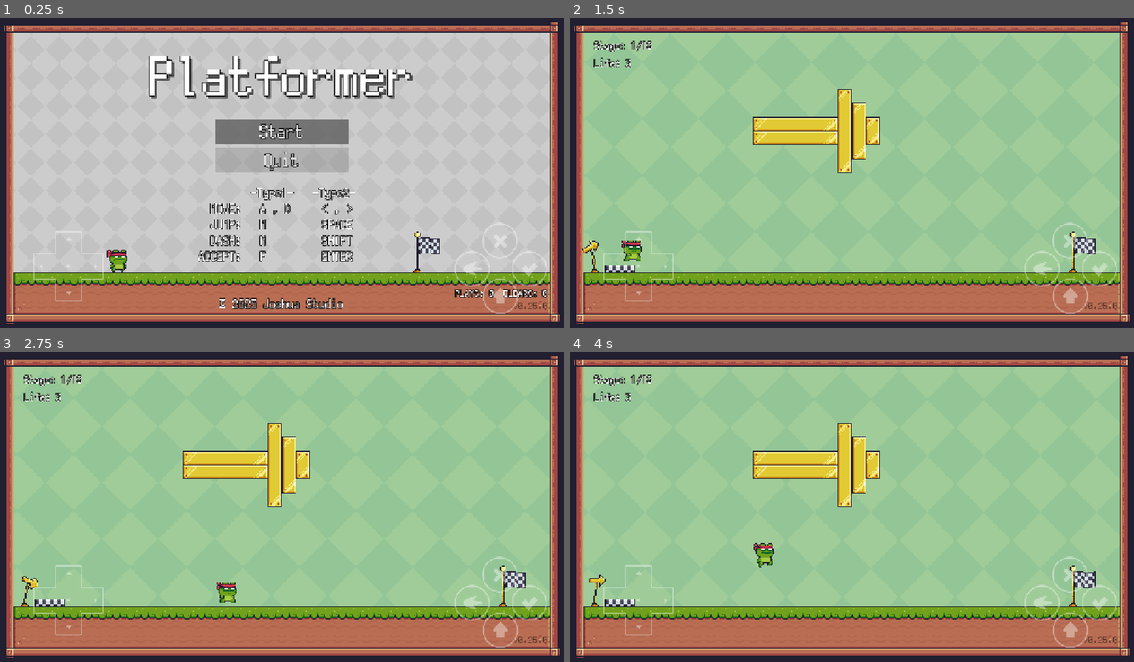
Above: before the commit, frames 1-4 (two rows, left to right).
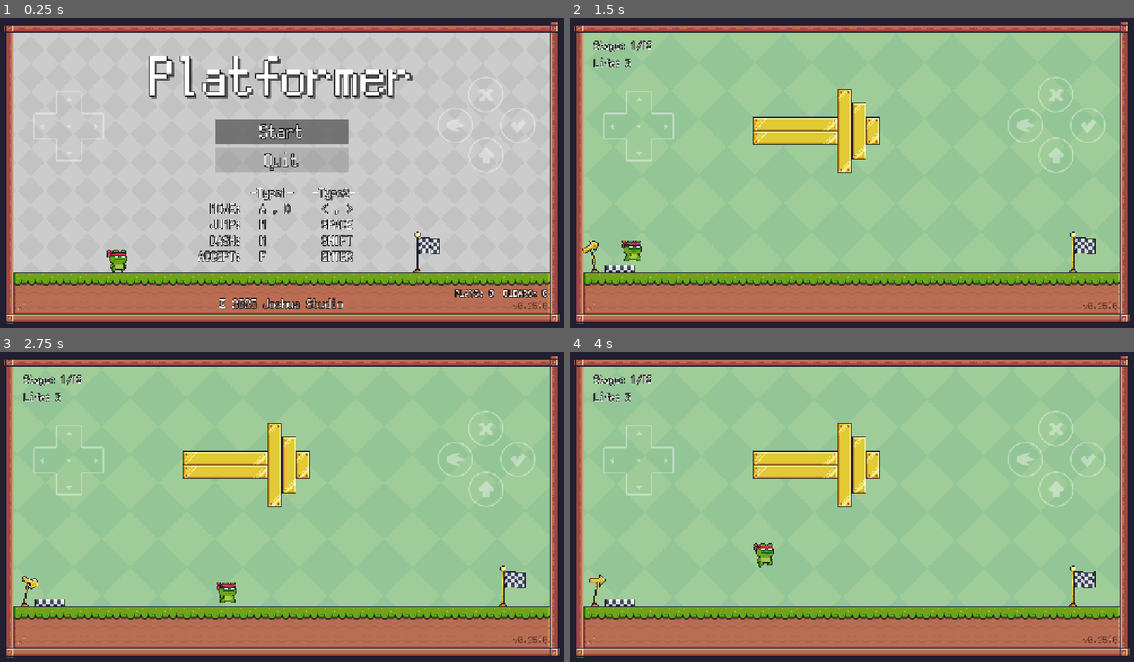
Above: after the commit, the same moments.

Repository: joshuafolkken/godot-2d-platformer
Game: Godot game, scene res://scenes/title.tscn
The game is run twice, just before and just after one commit, with the same random seed, the same clock (stepped at 60 frames per second) and the same inputs.
Inputs:
- Up to frame 1 (0.25 s): no input
- Up to frame 2 (1.5 s): click "Start" at 0.5 s; hold D (right) from 1.28 s (still down); tap Shift (dash) at 1.35 s
- Up to frame 3 (2.75 s): keep holding D (right); tap Space (jump) at 1.52, 2.27 s; tap F (interact) at 2.1 s
- Up to frame 4 (4 s): release D (right) at 2.78 s; hold A (left) 2.78-3.53 s; tap Shift (dash) at 2.85 s; hold D (right) from 3.53 s (still down); tap F (interact) at 3.6 s; tap Space (jump) at 3.77 s

The runs differ from the first frame. In frame 1, 0.3% of the frame differs, in the area x 5-97%, y 82-96%; in frame 2, 1.6%, in the area x 5-97%, y 18-96%; in frame 3, 1.6%; in frame 4, 1.6%.

Commit message:
virtual gamepad #55

Diff:
--- a/scenes/ui/hud.gd
+++ b/scenes/ui/hud.gd
@@ -3,6 +3,8 @@
 @onready var background: ColorRect = $Background
 @onready var congrats: VBoxContainer = $Background/Congrats
 @onready var game_over: VBoxContainer = $Background/GameOver
+@onready var proceed_label: Label = $Background/Congrats/ProceedLabel
+@onready var return_label: Label = $Background/GameOver/ReturnLabel
 
 
 func hide_hud() -> void:
@@ -14,10 +16,18 @@
 	background.visible = true
 
 
+func _setup_labels() -> void:
+	var format := "Press %s to %s"
+	var key := "✓" if DeviceDetector.is_touch_device() else "F"
+	proceed_label.text = format % [key, "Proceed"]
+	return_label.text = format % [key, "Return"]
+
+
 # Called when the node enters the scene tree for the first time.
 func _ready() -> void:
 	set_process_mode(Node.PROCESS_MODE_ALWAYS)
 	hide_hud()
+	_setup_labels()
 	SignalManager.game_completed.connect(_on_game_completed)
 	GameManager.player_died.connect(_on_player_died)
 
--- a/scenes/ui/hud.tscn
+++ b/scenes/ui/hud.tscn
@@ -55,13 +55,13 @@
 grow_horizontal = 2
 grow_vertical = 2
 
-[node name="Label" type="Label" parent="Background/Congrats"]
+[node name="CongratsLabel" type="Label" parent="Background/Congrats"]
 layout_mode = 2
 text = "Congrats!"
 label_settings = SubResource("LabelSettings_oo0fn")
 horizontal_alignment = 1
 
-[node name="Label2" type="Label" parent="Background/Congrats"]
+[node name="ProceedLabel" type="Label" parent="Background/Congrats"]
 layout_mode = 2
 text = "Press F to Proceed"
 label_settings = SubResource("LabelSettings_5ysmq")
@@ -82,13 +82,13 @@
 grow_horizontal = 2
 grow_vertical = 2
 
-[node name="Label" type="Label" parent="Background/GameOver"]
+[node name="GameOverLabel" type="Label" parent="Background/GameOver"]
 layout_mode = 2
 text = "Game Over"
 label_settings = SubResource("LabelSettings_ahhtf")
 horizontal_alignment = 1
 
-[node name="Label2" type="Label" parent="Background/GameOver"]
+[node name="ReturnLabel" type="Label" parent="Background/GameOver"]
 layout_mode = 2
 text = "Press F to Return"
 label_settings = SubResource("LabelSettings_5ysmq")
--- a/scenes/ui/virtual_gamepad.gd
+++ b/scenes/ui/virtual_gamepad.gd
@@ -1,8 +1,6 @@
+class_name VirtualGamePad
 extends Control
 
-const MOBILE_KEYWORDS: Array[String] = [
-	"Android", "iPhone", "iPad", "iPod", "BlackBerry", "Windows Phone"
-]
 const ARROW_ACTIONS: Array[String] = [
 	ActionName.LEFT, ActionName.RIGHT, ActionName.UP, ActionName.DOWN
 ]
@@ -13,34 +11,12 @@
 var _actions := ARROW_ACTIONS + BUTTON_ACTIONS
 
 
-func get_button_name(action_name: String) -> String:
+func _get_button_name(action_name: String) -> String:
 	return action_name.capitalize()
 
 
-func get_action_name(button_name: String) -> String:
+func _get_action_name(button_name: String) -> String:
 	return button_name.to_lower()
-
-
-func _is_mobile_web_browser() -> bool:
-	var navigator: JavaScriptObject = JavaScriptBridge.get_interface("navigator")
-	@warning_ignore("unsafe_property_access")
-	var user_agent: String = navigator.userAgent
-
-	for keyword: String in MOBILE_KEYWORDS:
-		if keyword in user_agent:
-			return true
-
-	return false
-
-
-func _is_touch_device() -> bool:
-	if DisplayServer.is_touchscreen_available():
-		return true
-
-	if OS.has_feature("web"):
-		return _is_mobile_web_browser()
-
-	return false
 
 
 func _get_parent_node_name(action_name: String) -> String:
@@ -48,7 +24,7 @@
 
 
 func _setup_button(action_name: String) -> void:
-	var button_name := get_button_name(action_name)
+	var button_name := _get_button_name(action_name)
 	var parent_node_name := _get_parent_node_name(action_name)
 	var node_path := "%s/%s" % [parent_node_name, button_name]
 
@@ -64,7 +40,7 @@
 func _ready() -> void:
 	set_process_mode(Node.PROCESS_MODE_ALWAYS)
 
-	if not _is_touch_device():
+	if not DeviceDetector.is_touch_device():
 		hide()
 		return
 
@@ -73,13 +49,13 @@
 
 
 func _on_pressed(button_name: String) -> void:
-	var action_name := get_action_name(button_name)
+	var action_name := _get_action_name(button_name)
 	if action_name:
 		Input.action_press(action_name)
 
 
 func _on_released(button_name: String) -> void:
-	var action_name := get_action_name(button_name)
+	var action_name := _get_action_name(button_name)
 	if action_name:
 		Input.action_release(action_name)
 
--- a/scenes/ui/virtual_gamepad.tscn
+++ b/scenes/ui/virtual_gamepad.tscn
@@ -7,16 +7,24 @@
 atlas = ExtResource("2_ijgxl")
 region = Rect2(360, 152, 160, 160)
 
-[sub_resource type="CapsuleShape2D" id="CapsuleShape2D_1gv1t"]
-radius = 61.52
-height = 207.42
+[sub_resource type="CircleShape2D" id="CircleShape2D_e33je"]
+radius = 100.0
+
+[sub_resource type="CircleShape2D" id="CircleShape2D_ijgxl"]
+radius = 100.0
+
+[sub_resource type="CircleShape2D" id="CircleShape2D_jtbcd"]
+radius = 100.0
+
+[sub_resource type="CircleShape2D" id="CircleShape2D_t1i1g"]
+radius = 100.0
 
 [sub_resource type="AtlasTexture" id="AtlasTexture_jtbcd"]
 atlas = ExtResource("2_ijgxl")
 region = Rect2(730, 512, 80, 80)
 
 [sub_resource type="CircleShape2D" id="CircleShape2D_um0nk"]
-radius = 40.0
+radius = 60.0
 
 [sub_resource type="AtlasTexture" id="AtlasTexture_t1i1g"]
 atlas = ExtResource("2_ijgxl")
@@ -43,10 +51,10 @@
 [node name="Arrows" type="Control" parent="."]
 layout_mode = 3
 anchors_preset = 0
-offset_left = 73.0
-offset_top = -7.0
-offset_right = 113.0
-offset_bottom = 33.0
+offset_left = 74.0
+offset_top = -325.0
+offset_right = 114.0
+offset_bottom = -285.0
 
 [node name="TextureRect" type="TextureRect" parent="Arrows"]
 layout_mode = 0
@@ -58,50 +66,46 @@
 stretch_mode = 4
 
 [node name="Left" type="TouchScreenButton" parent="Arrows"]
-modulate = Color(1, 1, 1, 0.219608)
-position = Vector2(33, 81)
+position = Vector2(28, 79)
 scale = Vector2(0.5, 0.5)
-shape = SubResource("CapsuleShape2D_1gv1t")
+shape = SubResource("CircleShape2D_e33je")
 
 [node name="Right" type="TouchScreenButton" parent="Arrows"]
-modulate = Color(1, 1, 1, 0.219608)
-position = Vector2(129, 80)
+position = Vector2(134, 79)
 scale = Vector2(0.5, 0.5)
-shape = SubResource("CapsuleShape2D_1gv1t")
+shape = SubResource("CircleShape2D_ijgxl")
 
 [node name="Up" type="TouchScreenButton" parent="Arrows"]
-modulate = Color(1, 1, 1, 0.219608)
-position = Vector2(83, 30)
+position = Vector2(82, 25)
 rotation = 1.5708
 scale = Vector2(0.5, 0.5)
-shape = SubResource("CapsuleShape2D_1gv1t")
+shape = SubResource("CircleShape2D_jtbcd")
 
 [node name="Down" type="TouchScreenButton" parent="Arrows"]
-modulate = Color(1, 1, 1, 0.219608)
-position = Vector2(82, 126)
+position = Vector2(82, 131)
 rotation = 1.5708
 scale = Vector2(0.5, 0.5)
-shape = SubResource("CapsuleShape2D_1gv1t")
+shape = SubResource("CircleShape2D_t1i1g")
 
 [node name="Buttons" type="Control" parent="."]
 anchors_preset = 0
-offset_left = 979.0
-offset_top = -30.0
-offset_right = 1019.0
-offset_bottom = 10.0
+offset_left = 953.0
+offset_top = -356.0
+offset_right = 993.0
+offset_bottom = -316.0
 
 [node name="Dash" type="TouchScreenButton" parent="Buttons"]
-position = Vector2(50, 67)
+position = Vector2(38, 67)
 texture_normal = SubResource("AtlasTexture_jtbcd")
 shape = SubResource("CircleShape2D_um0nk")
 
 [node name="Jump" type="TouchScreenButton" parent="Buttons"]
-position = Vector2(114, 129)
+position = Vector2(108, 135)
 texture_normal = SubResource("AtlasTexture_t1i1g")
 shape = SubResource("CircleShape2D_um0nk")
 
 [node name="Reset" type="TouchScreenButton" parent="Buttons"]
-position = Vector2(113, 3)
+position = Vector2(107, -3)
 texture_normal = SubResource("AtlasTexture_vrhv4")
 shape = SubResource("CircleShape2D_um0nk")
 
--- /dev/null
+++ b/scripts/lib/device_detector.gd
@@ -0,0 +1,27 @@
+class_name DeviceDetector
+
+const MOBILE_KEYWORDS: Array[String] = [
+	"Android", "iPhone", "iPad", "iPod", "BlackBerry", "Windows Phone"
+]
+
+
+static func _is_mobile_web_browser() -> bool:
+	var navigator: JavaScriptObject = JavaScriptBridge.get_interface("navigator")
+	@warning_ignore("unsafe_property_access")
+	var user_agent: String = navigator.userAgent
+
+	for keyword: String in MOBILE_KEYWORDS:
+		if keyword in user_agent:
+			return true
+
+	return false
+
+
+static func is_touch_device() -> bool:
+	if DisplayServer.is_touchscreen_available():
+		return true
+
+	if OS.has_feature("web"):
+		return _is_mobile_web_browser()
+
+	return false
Not shown: 1 places in scenes/ui/virtual_gamepad.tscn that only renumber resources
Not shown, added: scripts/lib/device_detector.gd.uid
